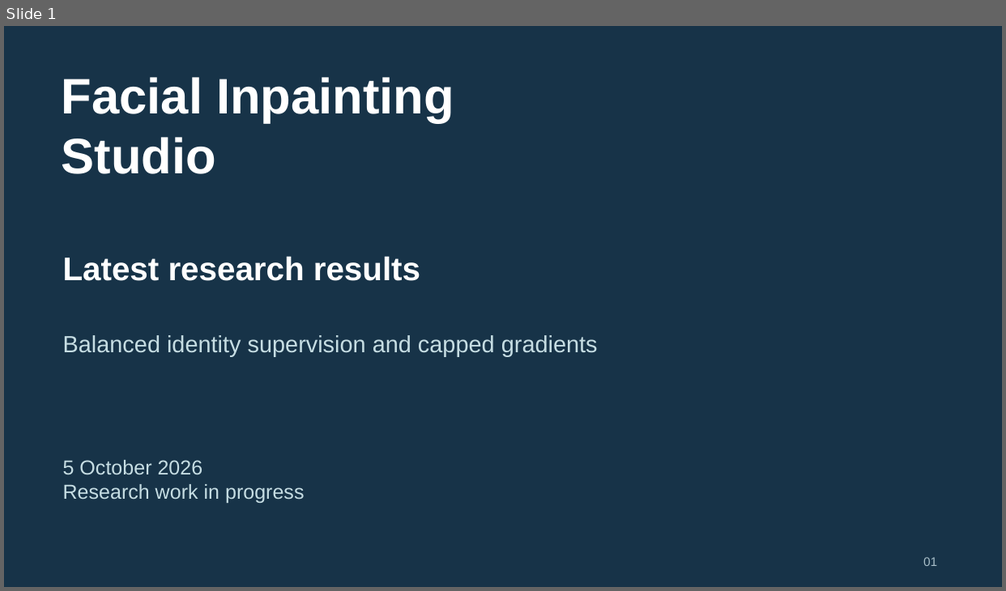
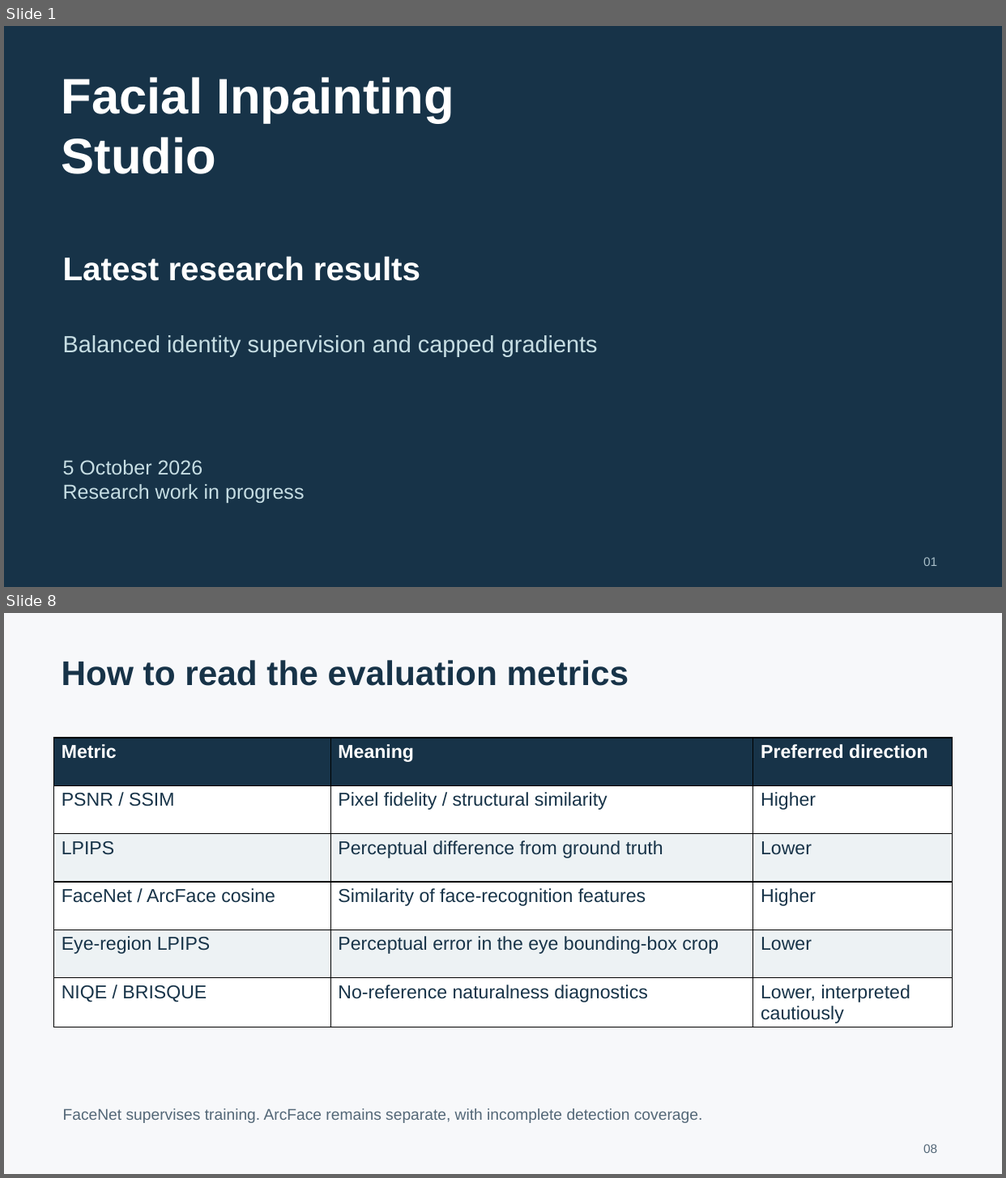
Before and after one commit to rehaan1603/facial-inpainting-studio, a slide deck: presentations/Facial_Inpainting_Results_2026-10-05.pptx. Shown one above the other, each under a label of ours: slide 1 before the commit, slides 1 and 8 after it; the slides between them are not shown. The pictures are 1006x591 and 1006x1178 pixels, drawn with LibreOffice and Linux fonts; fonts in the diff are those of the drawing. Boxes give left, top, right and bottom in pixels: in the first picture for what was removed or moved away, otherwise in the second. Text is boxed around its words. In the diff, an @@ line names an element or a change of style, - is before the commit and + after.

```diff
--- a/presentations/Facial_Inpainting_Results_2026-10-05.pptx
+++ b/presentations/Facial_Inpainting_Results_2026-10-05.pptx
@@ slide 8 added at <box>4,613,1002,1174</box>, background #F7F8FA @@
@@ text added at <box>62,660,629,686</box>, 33 pt, text #173348, bold @@
+How to read the evaluation metrics
@@ table added at <box>54,738,953,1027</box>, 6 rows, 3 columns @@
+Metric | Meaning | Preferred direction
+PSNR / SSIM | Pixel fidelity / structural similarity | Higher
+LPIPS | Perceptual difference from ground truth | Lower
+FaceNet / ArcFace cosine | Similarity of face-recognition features | Higher
+Eye-region LPIPS | Perceptual error in the eye bounding-box crop | Lower
+NIQE / BRISQUE | No-reference naturalness diagnostics | Lower, interpreted cautiously
@@ text added at <box>63,1109,702,1123</box>, 15 pt, text #536777 @@
+FaceNet supervises training. ArcFace remains separate, with incomplete detection coverage.
@@ text added at <box>923,1144,937,1153</box>, 12 pt, text #536777 @@
+08
```
Also in this commit, not shown: 13 slides changed, 5 other slides added, 1 other file.
